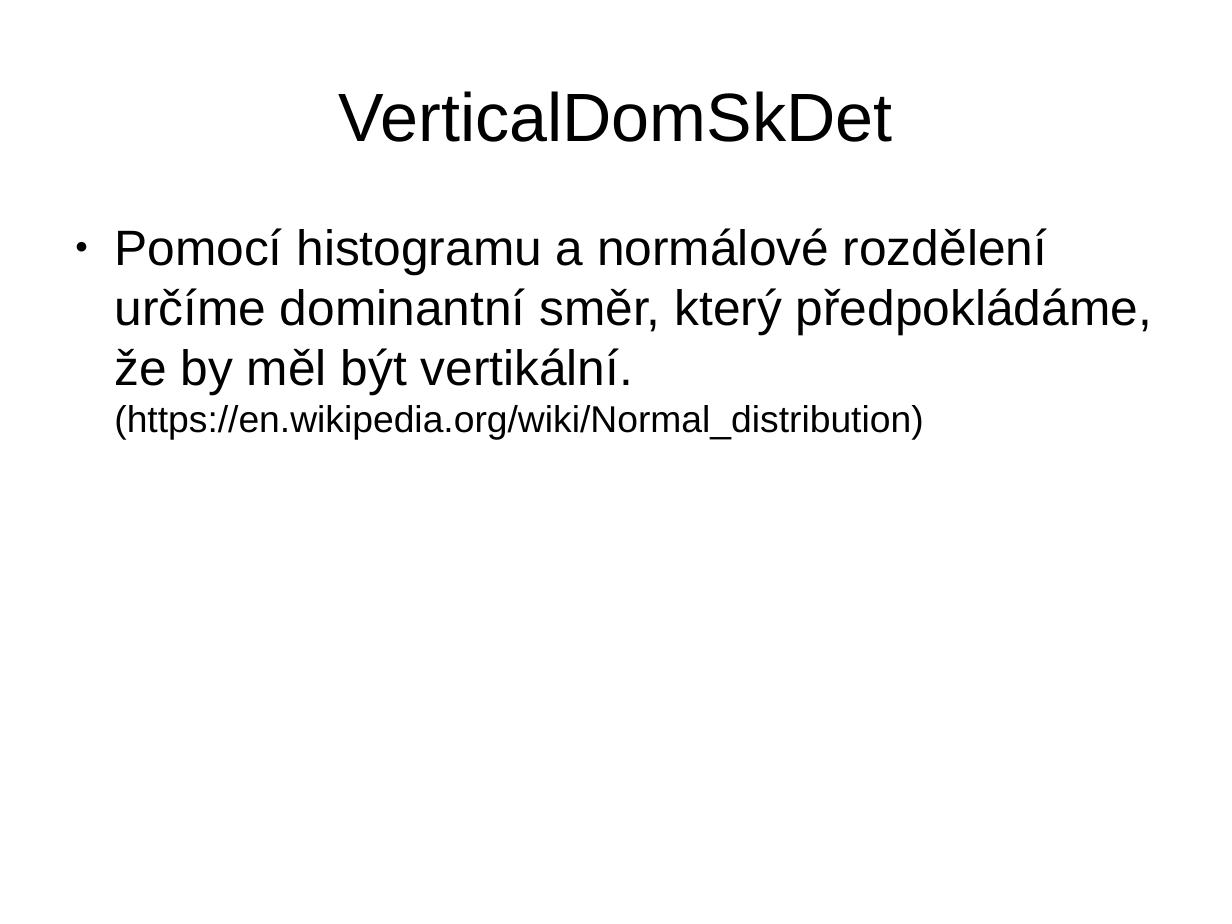
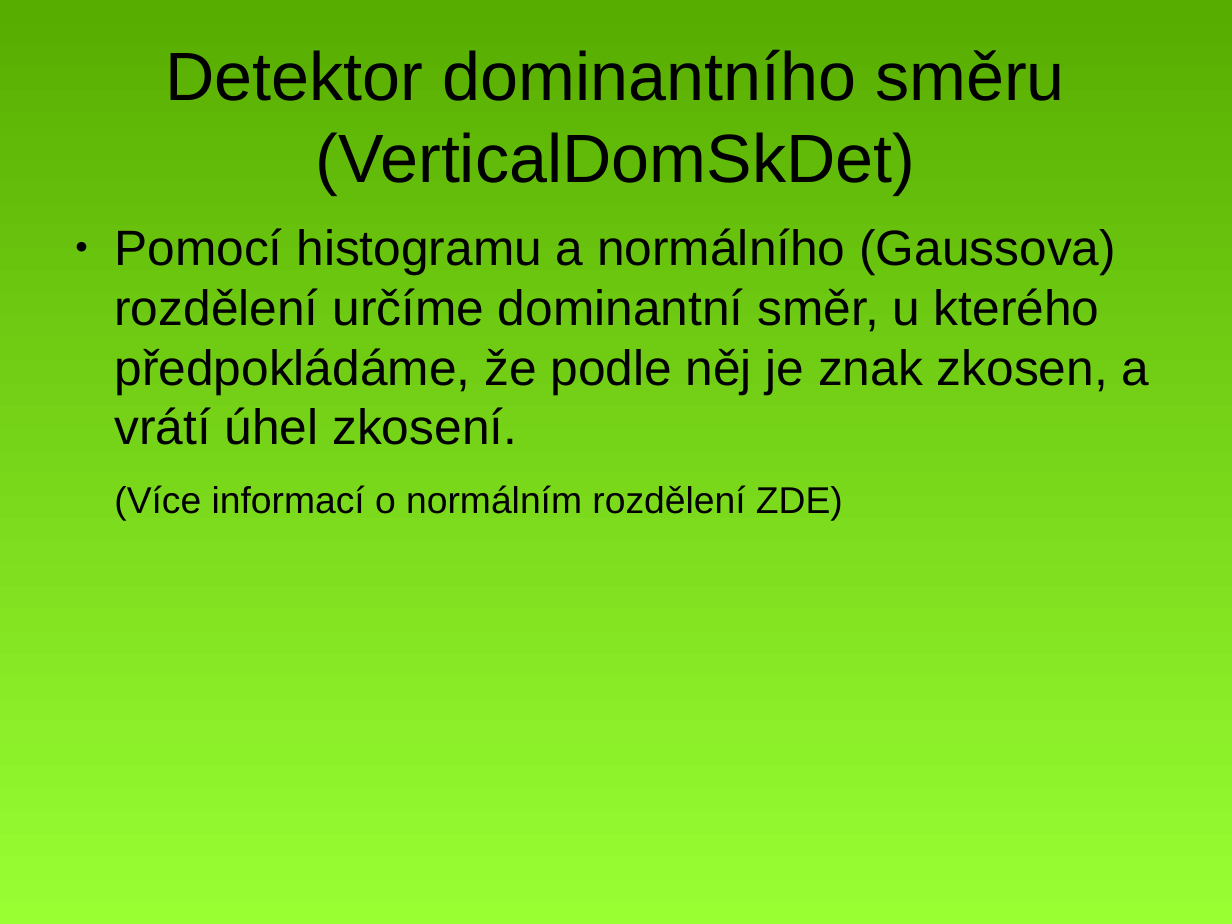
Before and after one commit to MichalBusta/skewDetection, a slide deck: slide 6 of doc/Skew_Detection.odp. Drawn at 1232x924 pixels with LibreOffice and Linux fonts; fonts in the diff are those of the drawing. Boxes give left, top, right and bottom in pixels: in the first picture for what was removed or moved away, otherwise in the second. Text is boxed around its words. In the diff, an @@ line names an element or a change of style, - is before the commit and + after.

```diff
--- a/doc/Skew_Detection.odp
+++ b/doc/Skew_Detection.odp
@@ background #FFFFFF to gradient #99FF33 to #57AD00 @@
@@ title at box(166, 49, 1065, 194): text changed @@
-VerticalDomSkDet
+Detektor dominantního směru
+(VerticalDomSkDet)
@@ text at box(114, 228, 1150, 521): text changed @@
-● Pomocí histogramu a normálové rozdělení určíme dominantní směr, který předpokládáme, že by měl být vertikální. (https://en.wikipedia.org/wiki/Normal_distribution)
+● Pomocí histogramu a normálního (Gaussova) rozdělení určíme dominantní směr, u kterého předpokládáme, že podle něj je znak zkosen, a vrátí úhel zkosení.
+(Více informací o normálním rozdělení ZDE)
```
Also in this commit, not shown: 10 other slides changed, 1 slide added, 1 slide removed, 10 other files.
